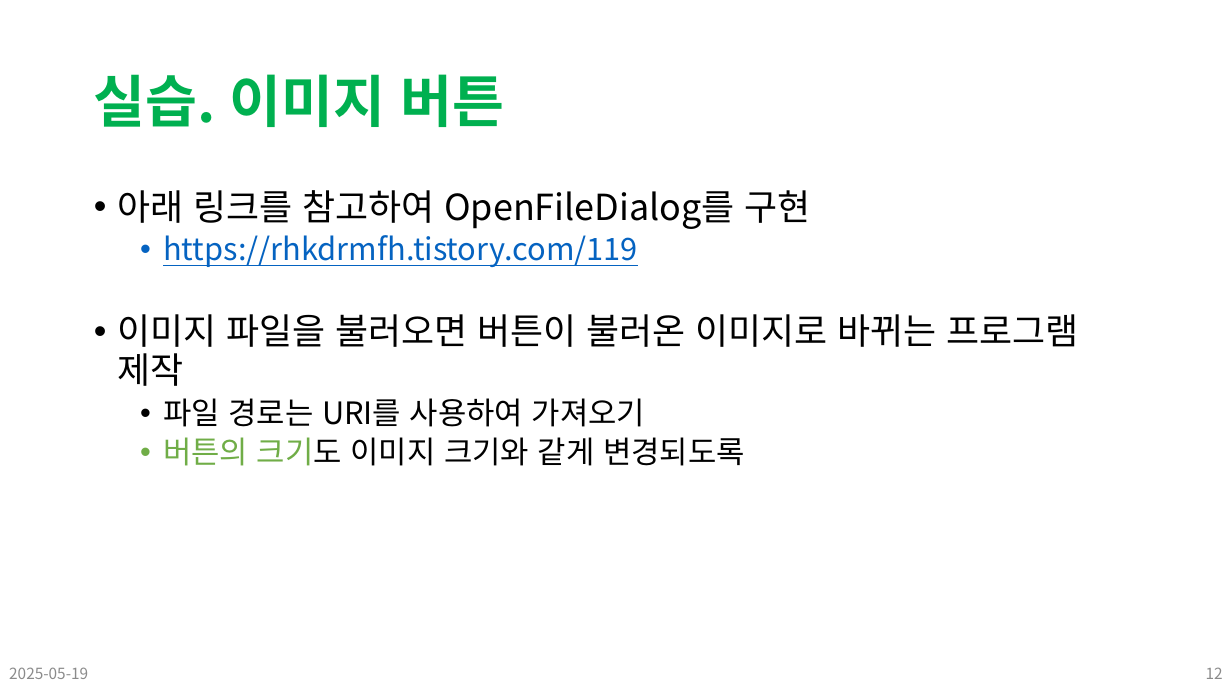
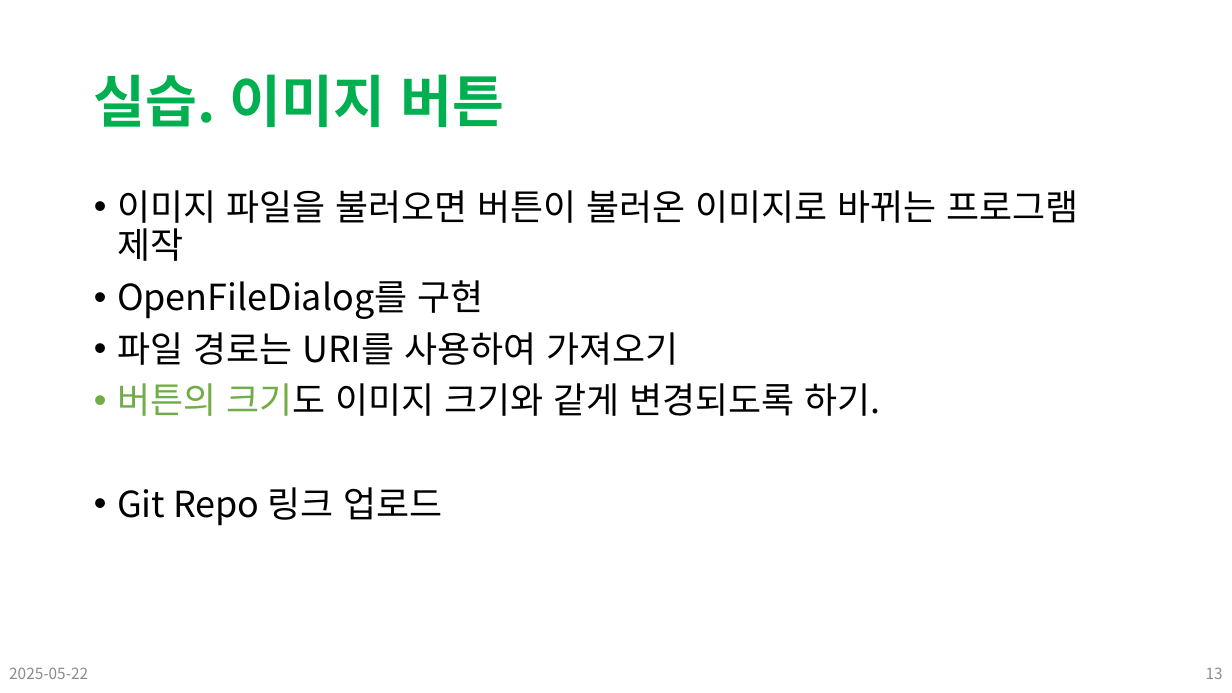
Before and after one commit to Leader-Lesson/KDT_SF_Short_5th, a slide deck: slide 13 of material/18_CSharp_WPF (고급 컨트롤, 외부 라이브러리).pptx (slide 12 before the commit). Drawn at 1232x693 pixels with LibreOffice and Linux fonts; fonts in the diff are those of the drawing; background and template pictures are left out. Boxes give left, top, right and bottom in pixels: in the first picture for what was removed or moved away, otherwise in the second. Text is boxed around its words. In the diff, an @@ line names an element or a change of style, - is before the commit and + after.

Commit message:
lecture ready: 250522

```diff
--- a/material/18_CSharp_WPF (고급 컨트롤, 외부 라이브러리).pptx
+++ b/material/18_CSharp_WPF (고급 컨트롤, 외부 라이브러리).pptx
@@ text at [117,190,811,267]: paragraphs removed @@
-• 아래 링크를 참고하여 OpenFileDialog를 구현
-  • https://rhkdrmfh.tistory.com/119
@@ text at [117,280,483,319]: paragraph added @@
+• OpenFileDialog를 구현
@@ text at [117,332,678,365]: size 24 to 28 pt in "파일 경로는 URI를 사용하여 가져오기"; list level 2 to 1 in "파일 경로는 URI를 사용하여 가져오기" @@
@@ text at [117,383,880,526]: text changed; size 24 to 28 pt @@
-  • 버튼의 크기도 이미지 크기와 같게 변경되도록
+• 버튼의 크기도 이미지 크기와 같게 변경되도록 하기.
+• Git Repo 링크 업로드
@@ text at [9,667,88,679]: text changed @@
-2025-05-19
+2025-05-22
@@ page number at [1206,667,1223,679]: text changed @@
-12
+13
```
Also in this commit, not shown: 18 other slides changed, 1 slide added, 9 slides removed, 14 other files.
